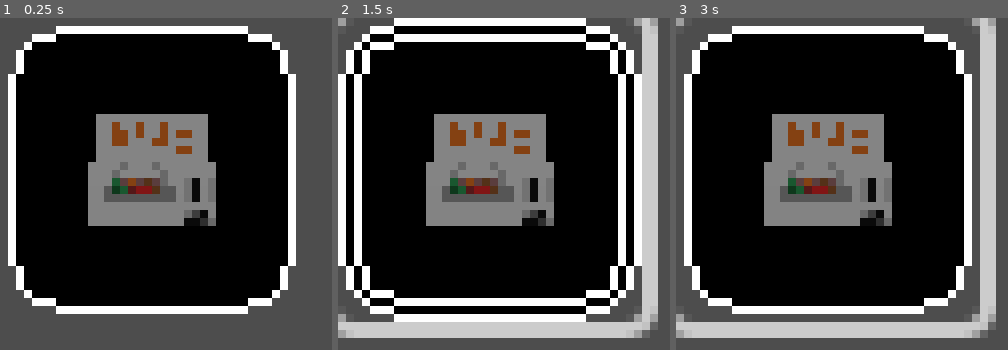
Above: before the commit, frames 1-3 (left to right).
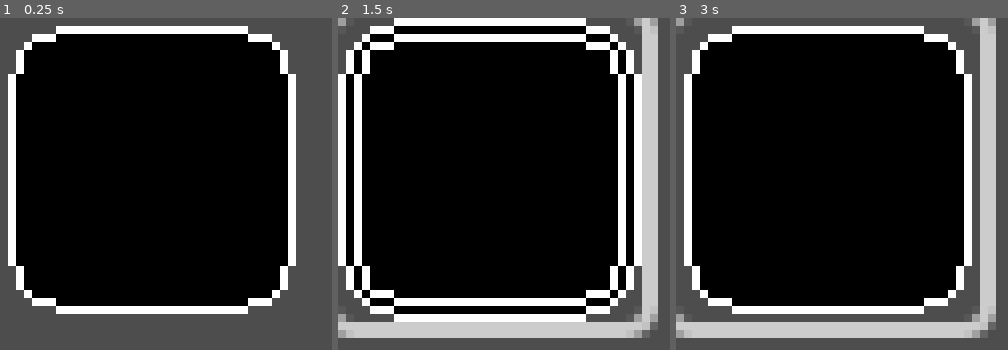
Above: after the commit, the same moments.

Repository: SpntKbrg/microwave-game
Game: Godot game, scene res://scenes/release/item_button.tscn
Same seed, same stepped clock (60 frames per second), same inputs: the game is played once before the commit and once after it. This scene is started directly instead of the project's main scene.
Inputs (mouse positions are in pixels of both pictures, inside the frame that each line leads up to):
- Up to frame 1 (0.25 s): no input
- Up to frame 2 (1.5 s): click (490, 170) at 0.5 s; click (490, 170) at 1.25 s
- Up to frame 3 (3 s): click (828, 170) at 2 s; tap Enter at 2.75 s; move the mouse to (outside the picture) at 2.77 s; click (outside the picture) at 2.92 s

The runs differ from the first frame. In frame 1, 12% of the frame differs, in the area x 26-66%, y 28-63%; in frame 2, 12%; in frame 3, 12%.

Commit message:
add customer system to generate custom and order item

Diff:
--- a/scenes/item_model_3d.tscn
+++ b/scenes/item_model_3d.tscn
@@ -1,15 +1,12 @@
-[gd_scene load_steps=3 format=3 uid="uid://brax0jiiy4qvi"]
+[gd_scene load_steps=2 format=3 uid="uid://brax0jiiy4qvi"]
 
 [ext_resource type="Script" uid="uid://15rw3qemoatt" path="res://scripts/game/item_model_holder.gd" id="1_d0bny"]
-[ext_resource type="PackedScene" uid="uid://c458k7tpvnhpa" path="res://assets/models/frozen-food.gltf" id="2_d0bny"]
 
 [node name="ItemModel3d" type="Node3D" node_paths=PackedStringArray("holder_parent")]
 script = ExtResource("1_d0bny")
 holder_parent = NodePath("holder")
 
 [node name="holder" type="Node3D" parent="."]
-
-[node name="blockbench_export" parent="holder" instance=ExtResource("2_d0bny")]
 
 [node name="Camera3D" type="Camera3D" parent="."]
 transform = Transform3D(1, 0, 0, 0, 0.27112126, 0.9625452, 0, -0.9625452, 0.27112126, 0, 2.006, 0.497)
